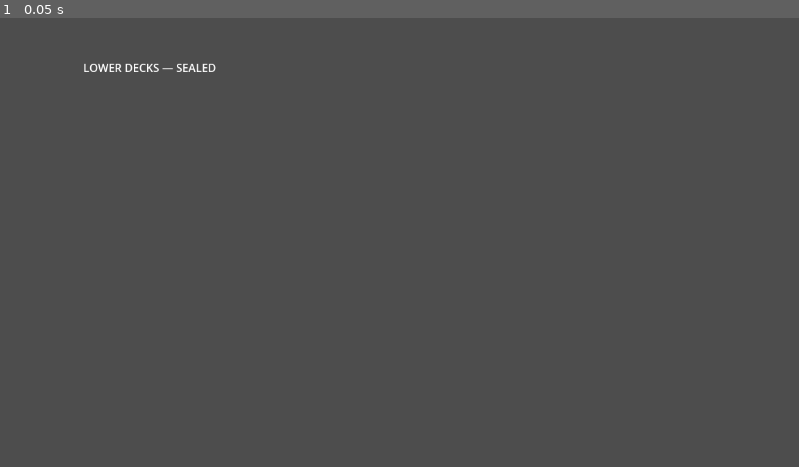
Above: before the commit, frame 1.
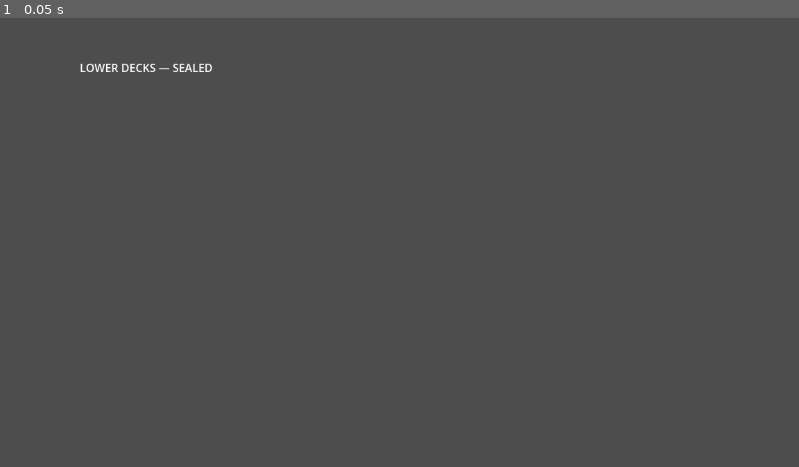
Above: after the commit, the same moment.

Repository: MatthieuGagne/outpost-nova
Game: Godot game, scene res://scenes/areas/derelict_entrance.tscn
Two runs of this game, one before a commit and one after it. Both use one fixed random seed, a clock stepped at 60 frames per second and the inputs below. The project has no main scene, so this scene is started directly.
Inputs:
- Up to frame 1 (0.05 s): no input

The runs differ from the first frame. In frame 1, 0.2% of the frame differs, in the area x 10-28%, y 10-13%.

Commit message:
feat: wire 7-day story arc with final choice and three endings
Co-Authored-By: Claude Sonnet 4.6 <noreply@anthropic.com>

Diff:
--- a/scenes/areas/derelict_entrance.tscn
+++ b/scenes/areas/derelict_entrance.tscn
@@ -3,7 +3,7 @@
 [ext_resource type="Script" path="res://scripts/areas/derelict_entrance.gd" id="1"]
 
 [sub_resource type="RectangleShape2D" id="1"]
-size = Vector2(48, 64)
+size = Vector2(48, 80)
 
 [sub_resource type="RectangleShape2D" id="2"]
 size = Vector2(32, 48)
@@ -15,8 +15,12 @@
 position = Vector2(160, 90)
 modulate = Color(0.0, 0.05, 0.1, 1)
 
+[node name="DoorSprite" type="Sprite2D" parent="."]
+position = Vector2(160, 90)
+modulate = Color(1, 0, 0, 1)
+
 [node name="DoorLabel" type="Label" parent="."]
-position = Vector2(120, 60)
+position = Vector2(115, 60)
 text = "LOWER DECKS — SEALED"
 
 [node name="EntranceTrigger" type="Area2D" parent="."]
--- /dev/null
+++ b/scenes/ui/ending_deferred.tscn
@@ -0,0 +1,27 @@
+[gd_scene format=3]
+
+[node name="EndingDeferred" type="Control"]
+layout_mode = 3
+anchors_preset = 15
+anchor_right = 1.0
+anchor_bottom = 1.0
+
+[node name="VBoxContainer" type="VBoxContainer" parent="."]
+layout_mode = 1
+anchors_preset = 8
+anchor_left = 0.5
+anchor_top = 0.5
+anchor_right = 0.5
+anchor_bottom = 0.5
+offset_left = -300.0
+offset_top = -150.0
+offset_right = 300.0
+offset_bottom = 150.0
+
+[node name="EndingText" type="RichTextLabel" parent="VBoxContainer"]
+bbcode_enabled = true
+text = "[center]Sable went in alone.\nShe was down there for three hours.\n\nWhen she came back, she didn't say what happened.\nBut she's still here.[/center]"
+custom_minimum_size = Vector2(0, 120)
+
+[node name="CreditsBtn" type="Button" parent="VBoxContainer"]
+text = "Credits"
--- /dev/null
+++ b/scenes/ui/ending_hopeful.tscn
@@ -0,0 +1,27 @@
+[gd_scene format=3]
+
+[node name="EndingHopeful" type="Control"]
+layout_mode = 3
+anchors_preset = 15
+anchor_right = 1.0
+anchor_bottom = 1.0
+
+[node name="VBoxContainer" type="VBoxContainer" parent="."]
+layout_mode = 1
+anchors_preset = 8
+anchor_left = 0.5
+anchor_top = 0.5
+anchor_right = 0.5
+anchor_bottom = 0.5
+offset_left = -300.0
+offset_top = -150.0
+offset_right = 300.0
+offset_bottom = 150.0
+
+[node name="EndingText" type="RichTextLabel" parent="VBoxContainer"]
+bbcode_enabled = true
+text = "[center]You opened a channel. It spoke.\n\nIt knew things about the station's history that the logs had erased.\nWhether that changes anything — that's still being decided.[/center]"
+custom_minimum_size = Vector2(0, 120)
+
+[node name="CreditsBtn" type="Button" parent="VBoxContainer"]
+text = "Credits"
--- /dev/null
+++ b/scenes/ui/ending_pragmatic.tscn
@@ -0,0 +1,27 @@
+[gd_scene format=3]
+
+[node name="EndingPragmatic" type="Control"]
+layout_mode = 3
+anchors_preset = 15
+anchor_right = 1.0
+anchor_bottom = 1.0
+
+[node name="VBoxContainer" type="VBoxContainer" parent="."]
+layout_mode = 1
+anchors_preset = 8
+anchor_left = 0.5
+anchor_top = 0.5
+anchor_right = 0.5
+anchor_bottom = 0.5
+offset_left = -300.0
+offset_top = -150.0
+offset_right = 300.0
+offset_bottom = 150.0
+
+[node name="EndingText" type="RichTextLabel" parent="VBoxContainer"]
+bbcode_enabled = true
+text = "[center]The station survived. The thing in the lower decks didn't.\n\nDex said it was the right call.\nYou're not sure you believe him.[/center]"
+custom_minimum_size = Vector2(0, 120)
+
+[node name="CreditsBtn" type="Button" parent="VBoxContainer"]
+text = "Credits"
--- a/scripts/areas/derelict_entrance.gd
+++ b/scripts/areas/derelict_entrance.gd
@@ -1,15 +1,29 @@
 # scripts/areas/derelict_entrance.gd
 extends Node2D
 
-@onready var entrance_trigger: Area2D = $EntranceTrigger
+@onready var door_trigger: Area2D = $EntranceTrigger
+@onready var door_sprite: Sprite2D = $DoorSprite
 @onready var engineering_door: Area2D = $EngineeringDoor
 
 func _ready() -> void:
-	entrance_trigger.body_entered.connect(func(body):
-		if body.is_in_group("player"):
-			get_tree().change_scene_to_file("res://scenes/derelict/run.tscn")
+	_refresh_door()
+	GameState.flag_changed.connect(func(flag, _val):
+		if flag == "derelict_mentioned":
+			_refresh_door()
+	)
+	door_trigger.body_entered.connect(func(body):
+		if body.is_in_group("player") and GameState.get_flag("derelict_mentioned"):
+			_enter_derelict()
 	)
 	engineering_door.body_entered.connect(func(body):
 		if body.is_in_group("player"):
 			get_tree().get_root().get_node("Main").go_to_area("engineering")
 	)
+
+func _refresh_door() -> void:
+	door_sprite.modulate = Color.GREEN if GameState.get_flag("derelict_mentioned") else Color.RED
+
+func _enter_derelict() -> void:
+	if not DayManager.is_beat_complete("first_derelict_run"):
+		DayManager.complete_beat("first_derelict_run")
+	get_tree().change_scene_to_file("res://scenes/derelict/run.tscn")
--- /dev/null
+++ b/scripts/derelict/arc_events.gd
@@ -0,0 +1,39 @@
+# scripts/derelict/arc_events.gd
+extends Node
+
+# Called from Main when day 7 starts
+func trigger_final_choice() -> void:
+	var overlay = _build_choice_overlay()
+	get_tree().root.add_child(overlay)
+
+func _build_choice_overlay() -> CanvasLayer:
+	var layer = CanvasLayer.new()
+	var panel = PanelContainer.new()
+	panel.set_anchors_and_offsets_preset(Control.PRESET_FULL_RECT)
+	var vbox = VBoxContainer.new()
+
+	var label = RichTextLabel.new()
+	label.bbcode_enabled = true
+	label.text = "[center]You know what's in the lower decks now.\n\nThe thing that survived the purge is still alive.\nDex wants to shut it down. Maris says it might be salvageable.\nSable says it knows something — about all of you.[/center]"
+	label.custom_minimum_size = Vector2(0, 120)
+	vbox.add_child(label)
+
+	var choices = [
+		{ "text": "Shut it down. The station comes first.", "flag": "ending_pragmatic" },
+		{ "text": "Try to communicate. There might be a way.", "flag": "ending_hopeful" },
+		{ "text": "Let Sable decide. She's the one it recognises.", "flag": "ending_deferred" },
+	]
+	for choice in choices:
+		var btn = Button.new()
+		btn.text = choice["text"]
+		btn.pressed.connect(_on_final_choice.bind(choice["flag"], layer))
+		vbox.add_child(btn)
+
+	panel.add_child(vbox)
+	layer.add_child(panel)
+	return layer
+
+func _on_final_choice(flag: String, layer: CanvasLayer) -> void:
+	GameState.set_flag(flag, true)
+	DayManager.complete_beat("the_choice")
+	layer.queue_free()
